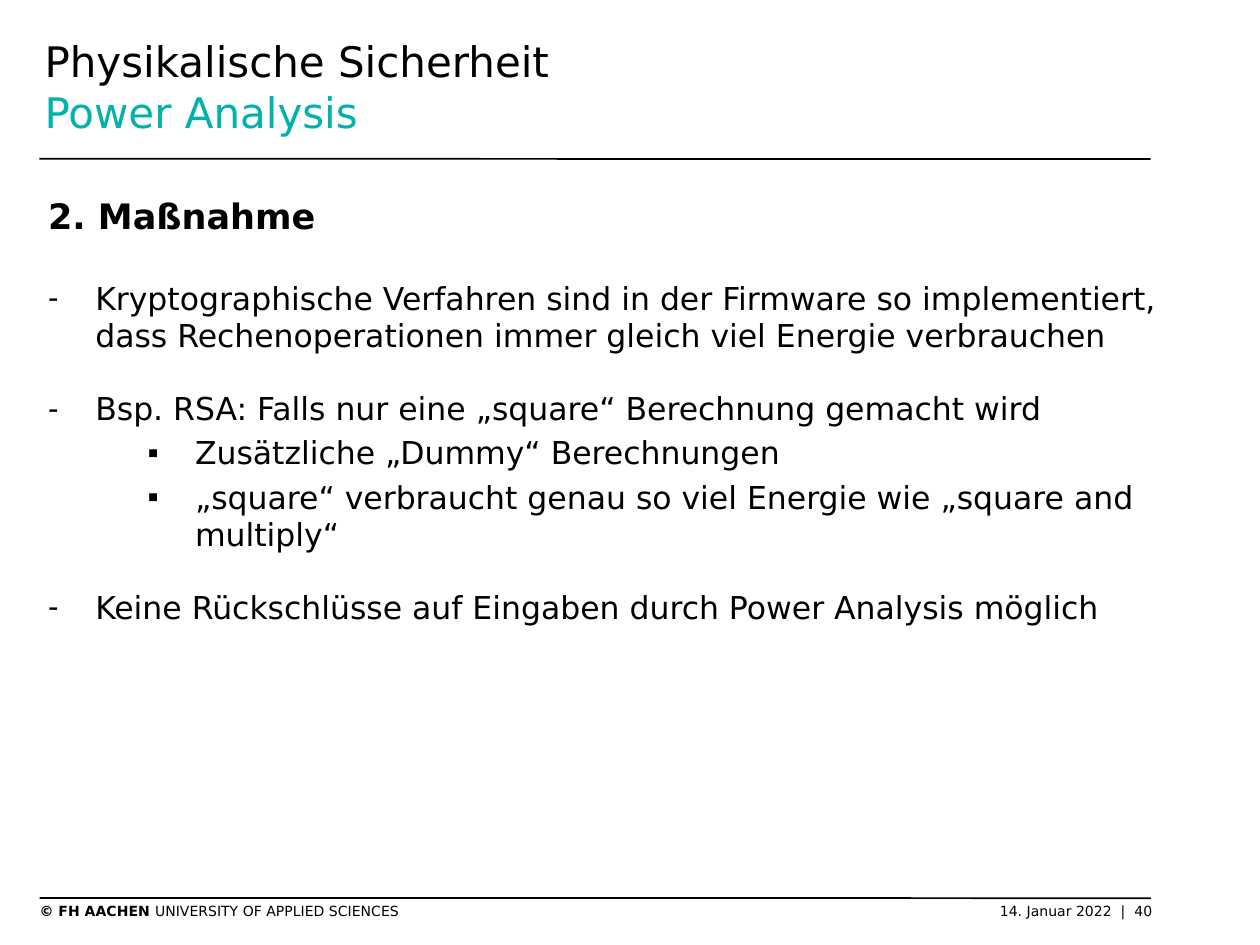
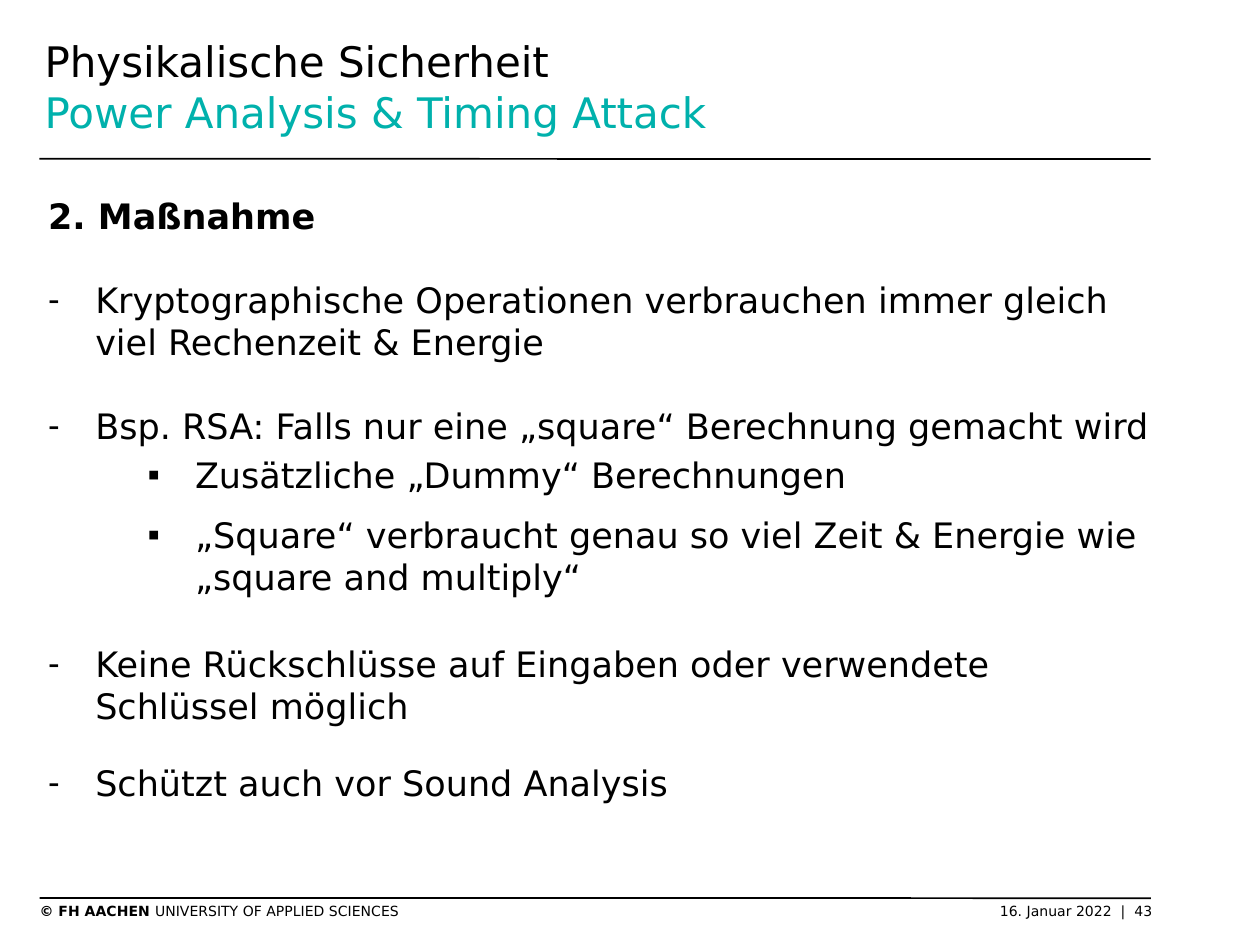
Before and after one commit to SchmickHub/Bachmann---Dahlhaus, a slide deck: slide 43 of Seitenkanal und HSM Folien.pptx (slide 40 before the commit). Drawn at 1260x945 pixels with LibreOffice and Linux fonts; fonts in the diff are those of the drawing; background and template pictures are left out. Boxes give left, top, right and bottom in pixels: in the first picture for what was removed or moved away, otherwise in the second. Text is boxed around its words. In the diff, an @@ line names an element or a change of style, - is before the commit and + after.

```diff
--- a/Seitenkanal und HSM Folien.pptx
+++ b/Seitenkanal und HSM Folien.pptx
@@ title at (45, 45, 706, 137): text changed; text colour #000000 to #00B1AC @@
-Physikalische Sicherheit
-Power Analysis
+Physikalische Sicherheit
+Power Analysis & Timing Attack
@@ text at (95, 286, 1108, 363): text changed; size 18 to 20 pt @@
-– Kryptographische Verfahren sind in der Firmware so implementiert, dass Rechenoperationen immer gleich viel Energie verbrauchen
+– Kryptographische Operationen verbrauchen immer gleich viel Rechenzeit & Energie
@@ text at (95, 412, 1148, 496): size 18 to 20 pt in "Bsp. RSA: Falls nur eine „square“ Berechnung ...", "Zusätzliche „Dummy“ Berechnungen"; list level 2 to 1 in "Bsp. RSA: Falls nur eine ..."; more space between paragraphs @@
@@ text at (95, 521, 1137, 804): text changed; size 18 to 20 pt @@
-    ▪ „square“ verbraucht genau so viel Energie wie „square and multiply“
-  – Keine Rückschlüsse auf Eingaben durch Power Analysis möglich
+    ▪ „Square“ verbraucht genau so viel Zeit & Energie wie „square and multiply“
+  – Keine Rückschlüsse auf Eingaben oder verwendete Schlüssel möglich
+  – Schützt auch vor Sound Analysis
@@ text at (58, 905, 1152, 919): text changed @@
-© FH AACHEN UNIVERSITY OF APPLIED SCIENCES 14. Januar 2022 | 40
+© FH AACHEN UNIVERSITY OF APPLIED SCIENCES 16. Januar 2022 | 43
```
Also in this commit, not shown: 20 other slides changed, 8 slides added, 2 slides removed, 5 other files.
